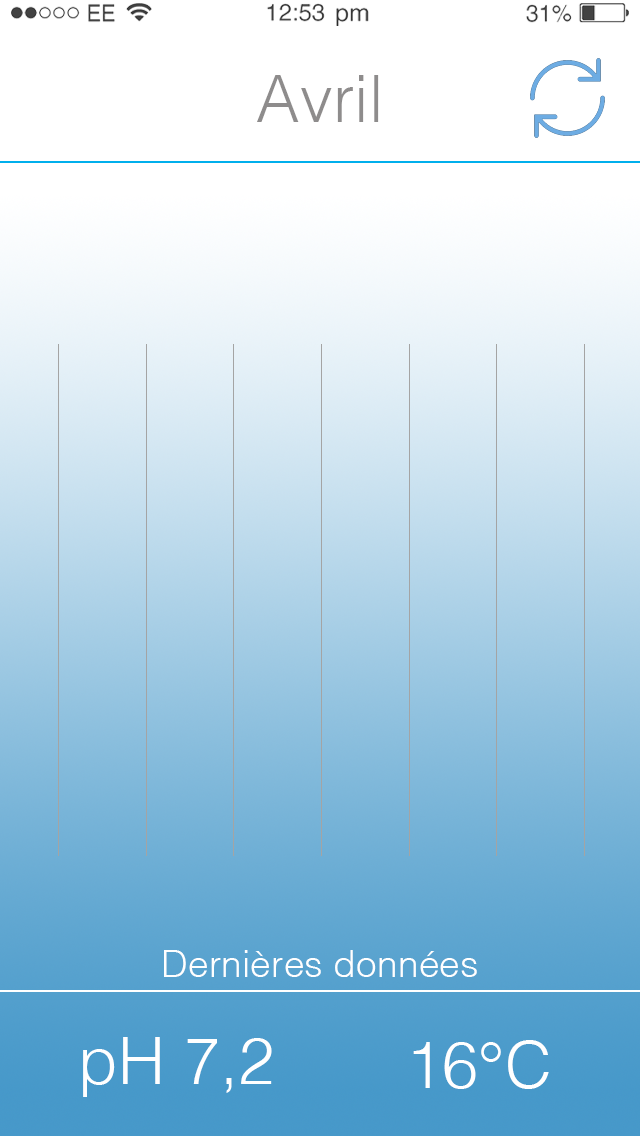
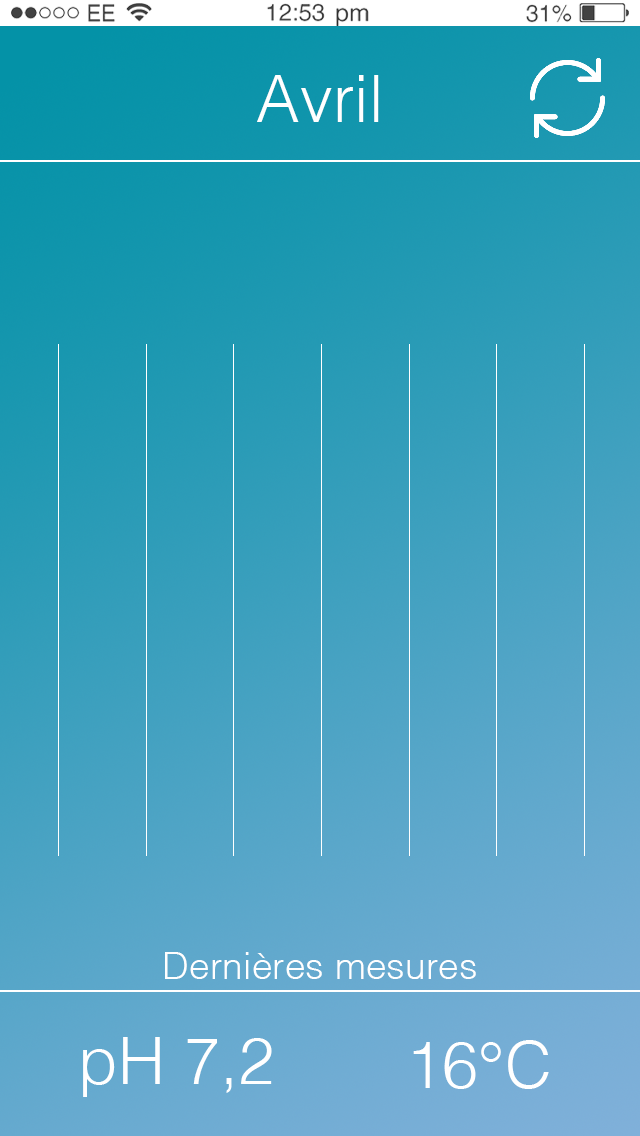
Revision of a layered 640 × 1136 image; what changed, layer by layer:
painted on "Refresh" over [530, 58, 605, 138]
painted on "Avril" over [257, 75, 379, 122]
renamed "Line Bottom" to "Line", painted on it over [0, 161, 640, 163]
painted on "Forme 1 copie 7" over [584, 344, 585, 856]
painted on "Forme 1 copie 6" over [496, 344, 497, 856]
painted on "Forme 1 copie 5" over [409, 344, 410, 856]
painted on "Forme 1 copie 3" over [321, 344, 322, 856]
painted on "Forme 1 copie 2" over [233, 344, 234, 856]
painted on "Forme 1 copie" over [146, 344, 147, 856]
painted on "Forme 1" over [58, 344, 59, 856]
renamed "Dernières données" to "Dernières mesures", painted on it over [164, 950, 477, 979]
painted on "Arrière-plan" over [0, 26, 640, 1136]
